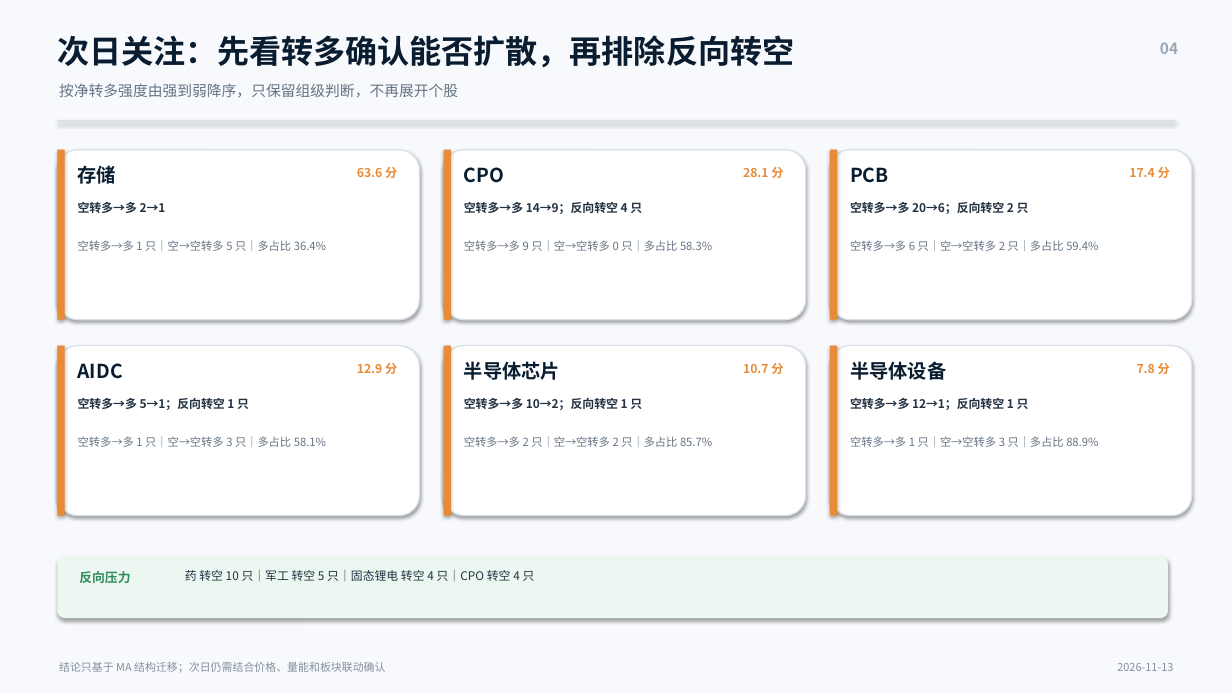
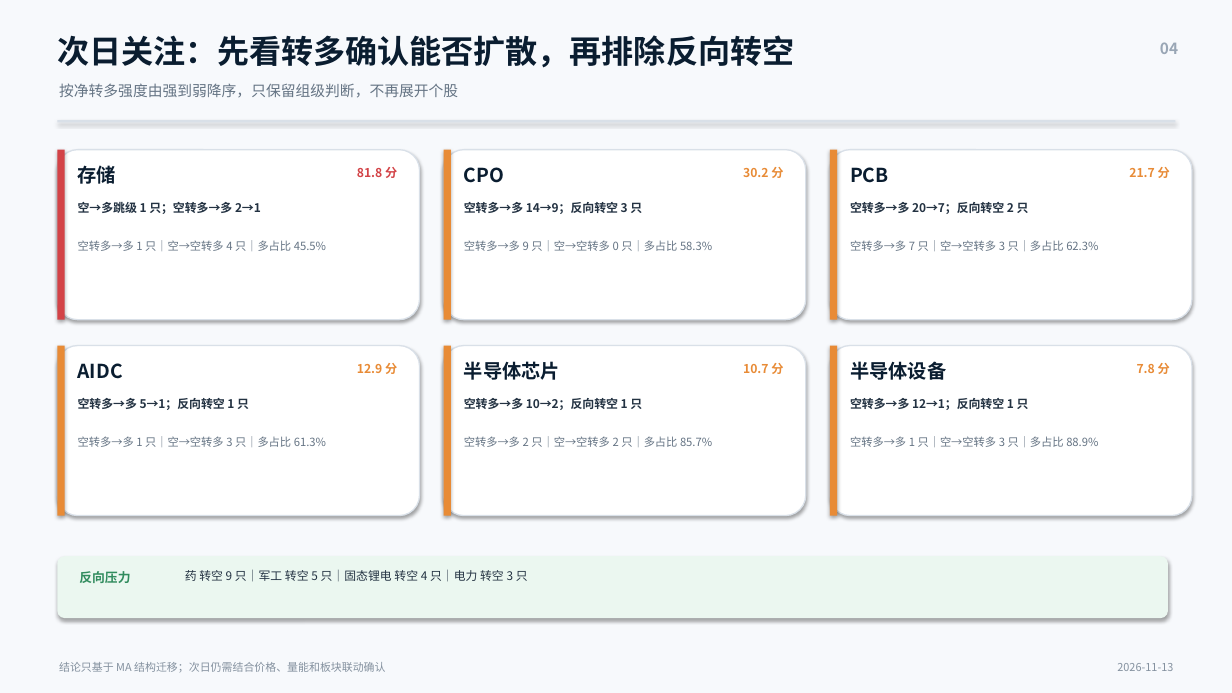
Before and after one commit to nancybhc/a-share-blast-lab, a slide deck: slide 4 of assets/多空阶段简报_2026-11-13.pptx. Drawn at 1232x693 pixels with LibreOffice and Linux fonts; fonts in the diff are those of the drawing. Boxes give left, top, right and bottom in pixels: in the first picture for what was removed or moved away, otherwise in the second. Text is boxed around its words. In the diff, an @@ line names an element or a change of style, - is before the commit and + after.

```diff
--- a/assets/多空阶段简报_2026-11-13.pptx
+++ b/assets/多空阶段简报_2026-11-13.pptx
@@ rectangle at (x1=57, y1=150, x2=65, y2=320): fill #E88B36 to #D34347 @@
@@ text at (x1=357, y1=167, x2=397, y2=178): text changed; text colour #E88B36 to #D34347 @@
-63.6 分
+81.8 分
@@ text at (x1=743, y1=167, x2=783, y2=178): text changed @@
-28.1 分
+30.2 分
@@ text at (x1=1129, y1=167, x2=1170, y2=178): text changed @@
-17.4 分
+21.7 分
@@ text at (x1=78, y1=202, x2=261, y2=214): text changed @@
-空转多→多 2→1
+空→多跳级 1 只；空转多→多 2→1
@@ text at (x1=464, y1=202, x2=642, y2=214): text changed @@
-空转多→多 14→9；反向转空 4 只
+空转多→多 14→9；反向转空 3 只
@@ text at (x1=850, y1=202, x2=1029, y2=214): text changed @@
-空转多→多 20→6；反向转空 2 只
+空转多→多 20→7；反向转空 2 只
@@ text at (x1=78, y1=240, x2=326, y2=251): text changed @@
-空转多→多 1 只｜空→空转多 5 只｜多占比 36.4%
+空转多→多 1 只｜空→空转多 4 只｜多占比 45.5%
@@ text at (x1=850, y1=240, x2=1098, y2=251): text changed @@
-空转多→多 6 只｜空→空转多 2 只｜多占比 59.4%
+空转多→多 7 只｜空→空转多 3 只｜多占比 62.3%
@@ text at (x1=78, y1=436, x2=326, y2=447): text changed @@
-空转多→多 1 只｜空→空转多 3 只｜多占比 58.1%
+空转多→多 1 只｜空→空转多 3 只｜多占比 61.3%
@@ text at (x1=185, y1=570, x2=528, y2=582): text changed @@
-药 转空 10 只｜军工 转空 5 只｜固态锂电 转空 4 只｜CPO 转空 4 只
+药 转空 9 只｜军工 转空 5 只｜固态锂电 转空 4 只｜电力 转空 3 只
```
Also in this commit, not shown: 3 other slides changed, 8 other files.
